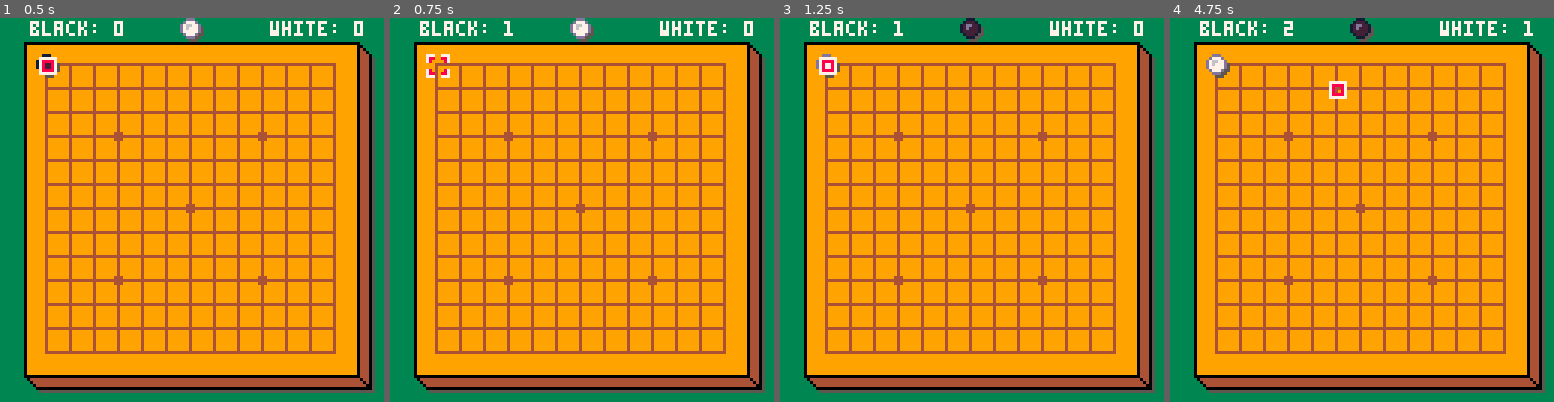
Above: before the commit, frames 1-4 (left to right).
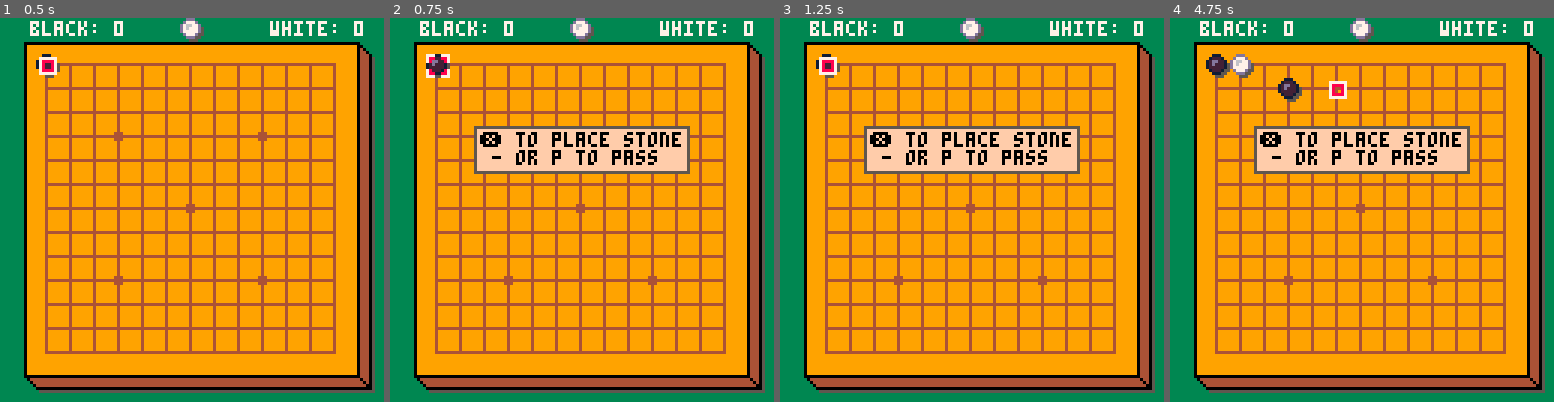
Above: after the commit, the same moments.

Repository: mkoseoglu091/Go-13
Game: PICO-8 cartridge go13.p8
Two runs of this game, one before a commit and one after it. Both use one fixed random seed, a clock stepped at 60 frames per second and the inputs below.
Inputs:
- Up to frame 1 (0.5 s): tap X (X key) at 0.33 s
- Up to frame 2 (0.75 s): tap O (Z key) at 0.7 s
- Up to frame 3 (1.25 s): tap X (X key) at 1.07 s
- Up to frame 4 (4.75 s): hold Right 1.6-2.1 s; tap O (Z key) every 0.4 s from 1.7 to 4.5 s; tap X (X key) at 1.85, 2.97, 4.08 s; hold Up 2.15-2.42 s; hold Right 2.47-3.03 s; hold Left 3.08-3.58 s; hold Down 3.63-3.97 s; hold Right 4.02-4.68 s; hold Up from 4.73 s (still down)

Frame 1 is identical in both runs. In frame 2, 7.3% of the frame differs, in the area x 9-79%, y 0-41%; in frame 3, 7.4%; in frame 4, 8.1%, in the area x 9-95%, y 0-41%.

Commit message:
Update go13.p8
ko implemented

Diff:
--- a/go13.p8
+++ b/go13.p8
@@ -19,6 +19,9 @@
  b.black = "b"
  b.white = "w"
  b.board = {}
+ b.board2 = {"."}
+ b.board3 = {".."}
+ b.board_temp = {"..."}
 
  -- pointer
  pointer = {}
@@ -39,14 +42,20 @@
  white = {}
  white.sp = 7
  white.points = 0
+ white.pass = false
 
  -- black stones
  black = {}
  black.sp = 6
  black.points = 0
+ black.pass = false
 
  -- init and store all neighbors
  all_n = get_all_neighbors()
+
+ -- info message timer
+ info_timer = 0
+ show_info = false
 
  -- debug
  debug = ""
@@ -81,10 +90,20 @@
  print("black: " .. white.points, 10, 1, 7)
  print("white: " .. black.points, 90, 1, 7)
 
+ -- show info
+ if show_info then
+  spr(64, 28, 36, 9, 2)
+  print("❎ to place stone", 30, 38, 0)
+  print(" - or p to pass")
+ end
 
 end
 
 function _update()
+ -- info box
+ if show_info then info_timer += 1 end
+ if info_timer > 45 then show_info = false info_timer = 0 end
+
  -- pointer motion
  pointer.timer += 1
  if (pointer.timer > 10) then pointer.timer = -10 end
@@ -98,15 +117,26 @@
  elseif btnp(❎) then
 
   if b.board[flatten(pointer.y, pointer.x)] == b.empty then
+   -- save board state to check for ko
+   copy_tab(b.board, b.board_temp)
    if pointer.current == b.white then
     b.board[flatten(pointer.y, pointer.x)] = b.white
     sc = 0
     sc = remove_dead(b.black)
     illegal = remove_dead(b.white)
     if illegal == 0 then
-     white.points += sc
-     pass_player()
-     sfx(0)
+     -- check ko
+     if not same_tab(b.board, b.board3) then
+  		  white.points += sc
+      pass_player()
+      sfx(0)
+      copy_tab(b.board2, b.board3)
+      copy_tab(b.board, b.board2)
+  		  white.pass = false
+  		 else
+      -- ko
+      copy_tab(b.board_temp, b.board)
+     end
     end
    else
     b.board[flatten(pointer.y, pointer.x)] = b.black
@@ -114,23 +144,24 @@
     sc = remove_dead(b.white)
     illegal = remove_dead(b.black)
     if illegal == 0 then
-     black.points += sc
-     pass_player()
-     sfx(1)
+     -- check ko
+     if not same_tab(b.board, b.board3) then
+  		  black.points += sc
+      pass_player()
+      sfx(0)
+      copy_tab(b.board2, b.board3)
+      copy_tab(b.board, b.board2)
+  		  black.pass = false
+  		 else
+      -- ko
+      copy_tab(b.board_temp, b.board)
+     end
     end
    end
   end
 
  elseif btnp(🅾️) then
-  if b.board[flatten(pointer.y, pointer.x)] == b.black then
-   b.board[flatten(pointer.y, pointer.x)] = b.empty
-   white.points += 1
-   sfx(2)
-  elseif b.board[flatten(pointer.y, pointer.x)] == b.white then
-   b.board[flatten(pointer.y, pointer.x)] = b.empty
-   black.points += 1
-   sfx(2)
-  end
+  show_info = true
  end
 end
 -->8
@@ -139,8 +170,10 @@
 -- pass to next palyer
 function pass_player()
  if pointer.current == b.white then
+  white.pass = true
   pointer.current = b.black
  else
+  black.pass = true
   pointer.current = b.white
  end
 end
@@ -188,6 +221,24 @@
 function reverse_col(col)
  if col==b.black then return b.white
  else return b.black end
+end
+
+-- compare boards
+function same_tab(t1, t2)
+ if count(t1) != count(t2) then return false end
+ for i=1, count(t1) do
+  if t1[i] != t2[i] then
+   return false
+  end
+ end
+ return true
+end
+
+-- copy table
+function copy_tab(t1, t2)
+ for i=1, count(t1) do
+  t2[i] = t1[i]
+ end
 end
 -->8
 -- stone removal functions
@@ -271,6 +322,41 @@
 end
 
 
+-->8
+-- scoring
+-- if both players pass score!
+…(32 lines of a section not shown)…
 
 
 
Not shown, changed: 32 lines of the sprite sheet (__gfx__) section of go13.p8
